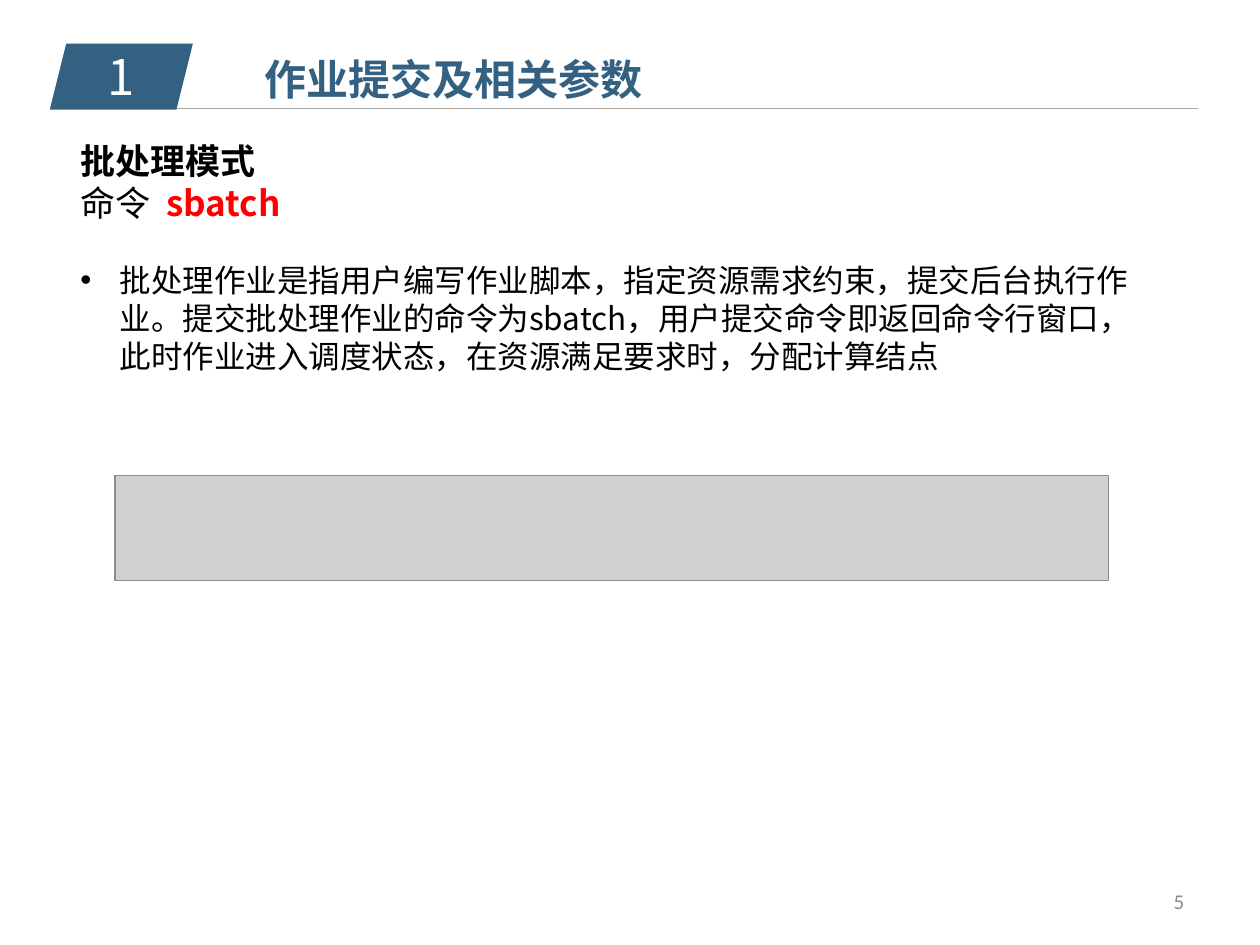
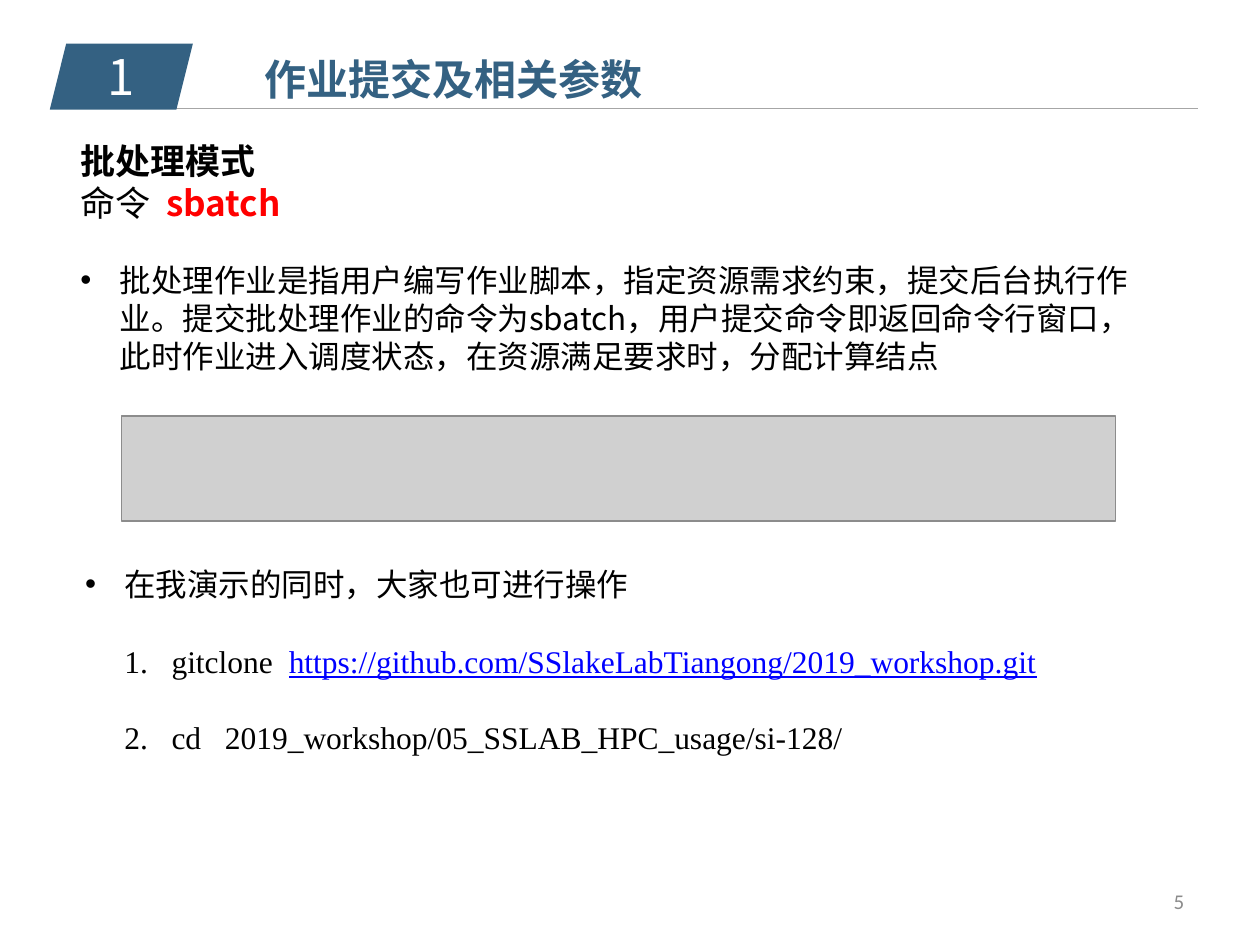
Before and after one commit to SSlakeLabTiangong/2019_workshop, a slide deck: slide 5 of 05_SSLAB_HPC_usage/HPC-Slurm.pptx. Drawn at 1260x945 pixels with LibreOffice and Linux fonts; fonts in the diff are those of the drawing; grey boxes stand for pictures; background and template pictures are left out. Boxes give left, top, right and bottom in pixels: in the first picture for what was removed or moved away, otherwise in the second. Text is boxed around its words. In the diff, an @@ line names an element or a change of style, - is before the commit and + after.

Commit message:
new-ppt

```diff
--- a/05_SSLAB_HPC_usage/HPC-Slurm.pptx
+++ b/05_SSLAB_HPC_usage/HPC-Slurm.pptx
@@ picture: place and size @@
-picture at (115, 475, 1109, 580)
+picture at (121, 416, 1115, 520)
@@ text added at (124, 569, 628, 599), 18 pt, text #000000 @@
+• 在我演示的同时，大家也可进行操作
@@ text added at (172, 651, 1036, 755), 18 pt, text #0000FF, underline @@
+1. gitclone https://github.com/SSlakeLabTiangong/2019_workshop.git
+2. cd 2019_workshop/05_SSLAB_HPC_usage/si-128/
```
Also in this commit, not shown: 8 other slides changed.
